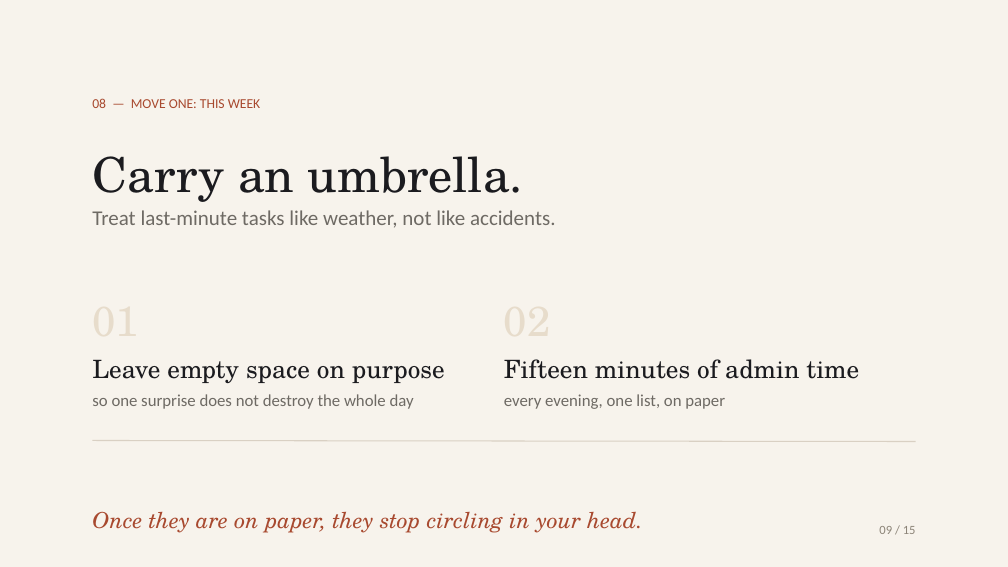
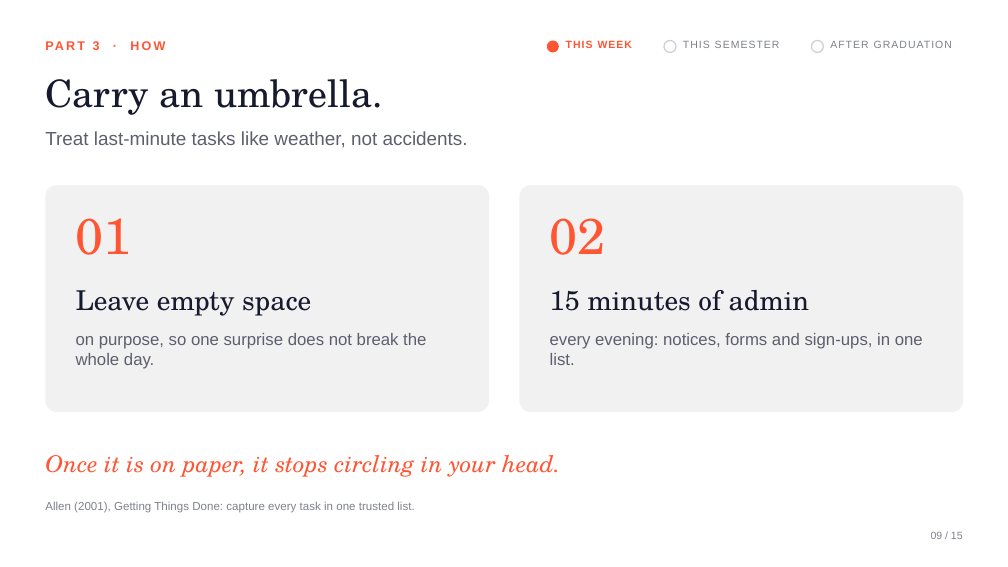
Before and after one commit to Kyson-CCHEN/English-presentation, a slide deck: slide 9 of Planning_Is_the_Pressure.pptx. Drawn at 1008x567 pixels with LibreOffice and Linux fonts; fonts in the diff are those of the drawing. Boxes give left, top, right and bottom in pixels: in the first picture for what was removed or moved away, otherwise in the second. Text is boxed around its words. In the diff, an @@ line names an element or a change of style, - is before the commit and + after.

```diff
--- a/Planning_Is_the_Pressure.pptx
+++ b/Planning_Is_the_Pressure.pptx
@@ rectangle removed at [0, 0, 1008, 567] @@
@@ text added at [93, 41, 165, 50], 12 pt, text #FF5533, bold @@
+PART 3 · HOW
@@ ellipse added at [547, 41, 559, 53], fill #FF5533 @@
@@ text added at [566, 40, 633, 48], 10 pt, text #FF5533, bold @@
+THIS WEEK
@@ ellipse added at [664, 41, 676, 53], outline #D1D1D5 1.25 pt @@
@@ text added at [683, 40, 780, 48], 10 pt, text #7F818C @@
+THIS SEMESTER
@@ ellipse added at [811, 41, 823, 53], outline #D1D1D5 1.25 pt @@
@@ text added at [830, 41, 952, 48], 10 pt, text #7F818C @@
+AFTER GRADUATION
@@ text "Carry an umbrella.": place and size @@
-text "Carry an umbrella." at [92, 156, 523, 202]
+text "Carry an umbrella." at [45, 79, 383, 115]
@@ text "Carry an umbrella." at [45, 79, 383, 115]: size 46 to 36 pt, text colour #1B1B1F to #171A2E; line spacing 1.06 to 1 @@
@@ text removed at [92, 98, 261, 108] @@
-08 — MOVE ONE: THIS WEEK
@@ text at [45, 131, 468, 148]: text changed; size 20 to 18 pt; font Calibri to Arial; text colour #6E6A64 to #5D5F6D @@
-Treat last-minute tasks like weather, not like accidents.
+Treat last-minute tasks like weather, not accidents.
@@ rounded rectangle added at [45, 185, 489, 412], fill #F1F1F2 @@
@@ rounded rectangle added at [520, 185, 963, 412], fill #F1F1F2 @@
@@ text added at [76, 218, 132, 255], 48 pt, text #FF5533 @@
+01
@@ text added at [550, 218, 606, 255], 48 pt, text #FF5533 @@
+02
@@ text at [76, 290, 311, 316]: text changed; size 24 to 26 pt; text colour #1B1B1F to #171A2E @@
-Leave empty space on purpose
+Leave empty space
@@ text at [550, 290, 809, 311]: text changed; size 24 to 26 pt; text colour #1B1B1F to #171A2E @@
-Fifteen minutes of admin time
+15 minutes of admin
@@ text at [76, 333, 426, 369]: text changed; font Calibri to Arial; text colour #6E6A64 to #5D5F6D @@
-so one surprise does not destroy the whole day
+on purpose, so one surprise does not break the whole day.
@@ text added at [550, 333, 923, 365], 16 pt, text #5D5F6D @@
+every evening: notices, forms and sign-ups, in one list.
@@ text removed at [504, 394, 725, 409] @@
-every evening, one list, on paper
@@ line removed from (92, 441) to (916, 442) @@
@@ text at [45, 455, 560, 477]: text changed; size 21 to 22 pt; text colour #A8492F to #FF5533 @@
-Once they are on paper, they stop circling in your head.
+Once it is on paper, it stops circling in your head.
@@ text added at [45, 501, 414, 513], 11 pt, text #7F818C @@
+Allen (2001), Getting Things Done: capture every task in one trusted list.
@@ text "09 / 15" at [931, 532, 963, 539]: size 12 to 10 pt, font Calibri to Arial, text colour #8C8478 to #7F818C; line spacing 0.9 to 1 @@
```
Also in this commit, not shown: 10 other slides changed, 4 slides added, 4 slides removed.
